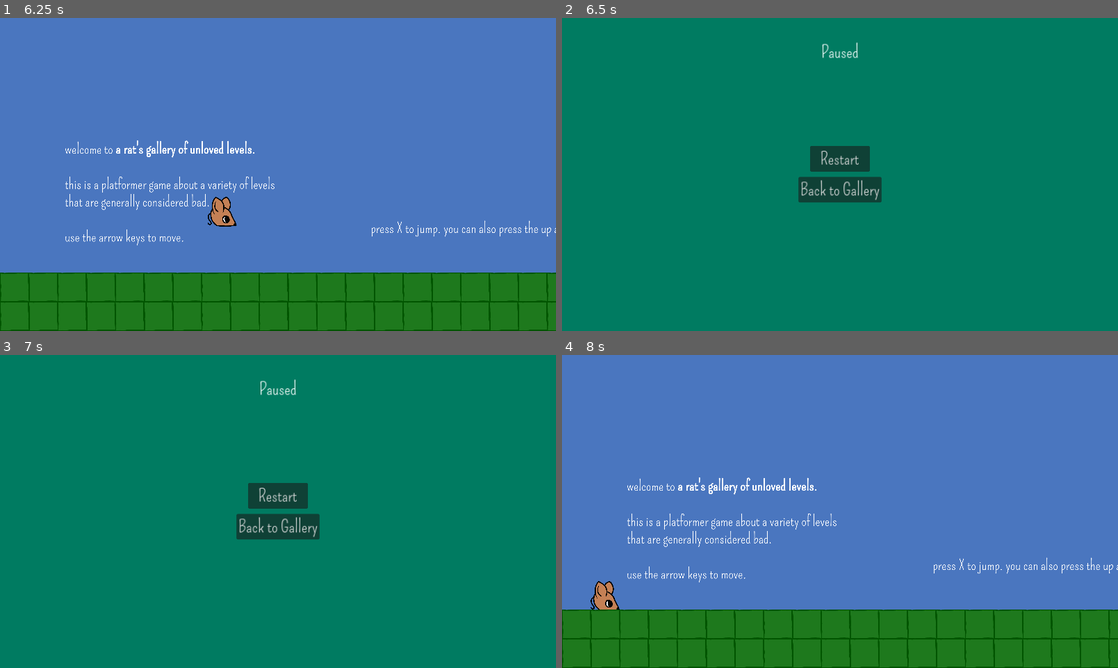
Above: before the commit, frames 1-4 (two rows, left to right).
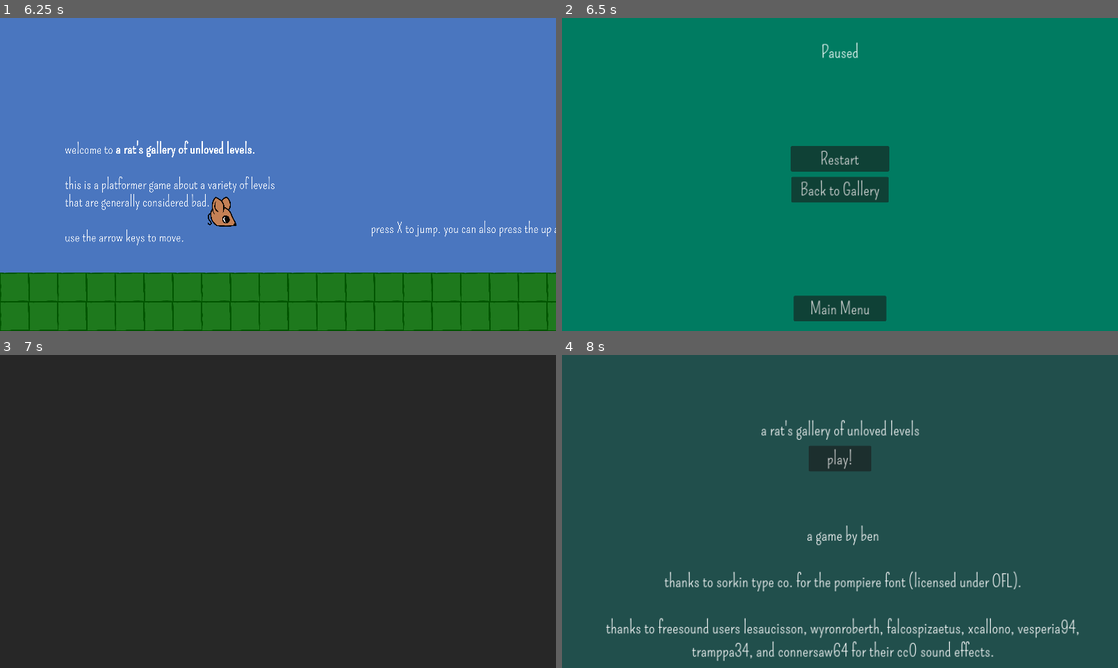
Above: after the commit, the same moments.

Repository: yourname3/jf_f24
Game: Godot game, scene res://title/title.tscn
Same seed, same stepped clock (60 frames per second), same inputs: the game is played once before the commit and once after it.
Inputs (mouse positions are in pixels of both pictures, inside the frame that each line leads up to):
- Up to frame 1 (6.25 s): click "play!" at 0.5 s; move the mouse to (400, 158) at 1.27 s; hold D (player_right) 1.28-2 s; hold Z (player_grab) 1.28-2 s; tap X (player_jump) at 1.52, 3.5, 3.77, 4.25, 5, 5.27, 5.75, 6.02 s; click "examine" at 2 s; click "play!" at 2.75 s; move the mouse to (166, 190) at 3.52 s; hold D (player_right) 3.53-4.28 s; tap Z (player_grab) at 3.6, 5.1 s; move the mouse to (333, 105) at 4.27 s; hold A (player_left) 4.28-5.03 s; hold Z (player_grab) 4.28-5.03 s; move the mouse to (250, 237) at 5.02 s; hold D (player_right) from 5.03 s (still down); move the mouse to (444, 221) at 5.77 s; hold Z (player_grab) from 5.78 s (still down)
- Up to frame 2 (6.5 s): keep holding D (player_right); keep holding Z (player_grab); tap Escape (pause) at 6.4 s
- Up to frame 3 (7 s): release D (player_right) at 6.5 s; release Z (player_grab) at 6.5 s; click (278, 646) at 6.5 s, where only the run after the commit has a clickable "Main Menu"
- Up to frame 4 (8 s): click (840, 495) at 7.25 s, where only the run before the commit has a clickable "Restart"

Frame 1 is identical in both runs. In frame 2, 2.2% of the frame differs, in the area x 41-59%, y 40-97%; in frame 3, 100%, in the area x 0-100%, y 0-100%; in frame 4, 100%.

Commit message:
Add main menu button

Diff:
--- a/globals.gd
+++ b/globals.gd
@@ -1,3 +1,4 @@
 extends Node
 
 var Gallery = preload("res://gallery/gallery.tscn")
+var MainMenu = preload("res://title/title.tscn")
--- a/pause_menu.gd
+++ b/pause_menu.gd
@@ -19,3 +19,6 @@
 
 func _on_quit_pressed():
 	SceneTransition.change_to(Globals.Gallery)
+
+func _on_main_menu_pressed():
+	SceneTransition.change_to(Globals.MainMenu)
--- a/pause_menu.tscn
+++ b/pause_menu.tscn
@@ -35,9 +35,9 @@
 anchor_top = 0.5
 anchor_right = 0.5
 anchor_bottom = 0.5
-offset_left = -62.0
+offset_left = -102.0
 offset_top = -59.0
-offset_right = 62.0
+offset_right = 102.0
 offset_bottom = -7.0
 grow_horizontal = 2
 grow_vertical = 2
@@ -51,14 +51,31 @@
 anchor_top = 0.5
 anchor_right = 0.5
 anchor_bottom = 0.5
-offset_left = -86.0
+offset_left = -101.0
 offset_top = 5.0
-offset_right = 86.0
+offset_right = 101.0
 offset_bottom = 57.0
 grow_horizontal = 2
 grow_vertical = 2
 text = "Back to Gallery"
 script = ExtResource("3_dhwor")
 
+[node name="MainMenu" type="Button" parent="ColorRect"]
+layout_mode = 1
+anchors_preset = 7
+anchor_left = 0.5
+anchor_top = 1.0
+anchor_right = 0.5
+anchor_bottom = 1.0
+offset_left = -96.0
+offset_top = -72.0
+offset_right = 96.0
+offset_bottom = -20.0
+grow_horizontal = 2
+grow_vertical = 0
+text = "Main Menu"
+script = ExtResource("3_dhwor")
+
 [connection signal="pressed" from="ColorRect/Restart" to="." method="_on_restart_pressed"]
 [connection signal="pressed" from="ColorRect/Quit" to="." method="_on_quit_pressed"]
+[connection signal="pressed" from="ColorRect/MainMenu" to="." method="_on_main_menu_pressed"]
